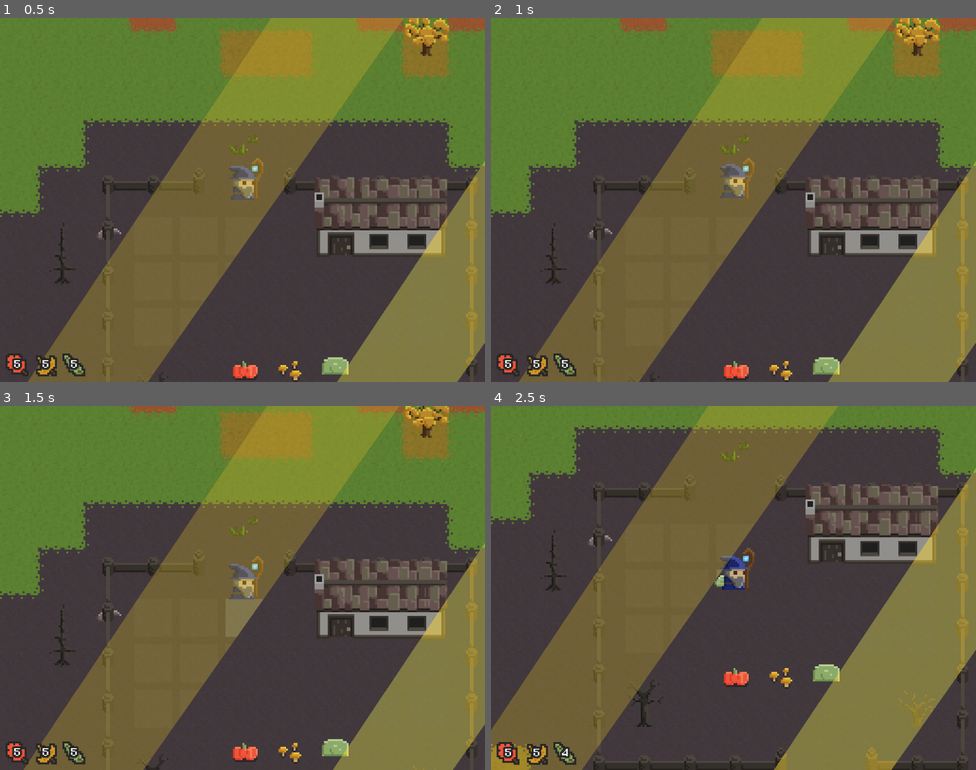
Above: before the commit, frames 1-4 (two rows, left to right).
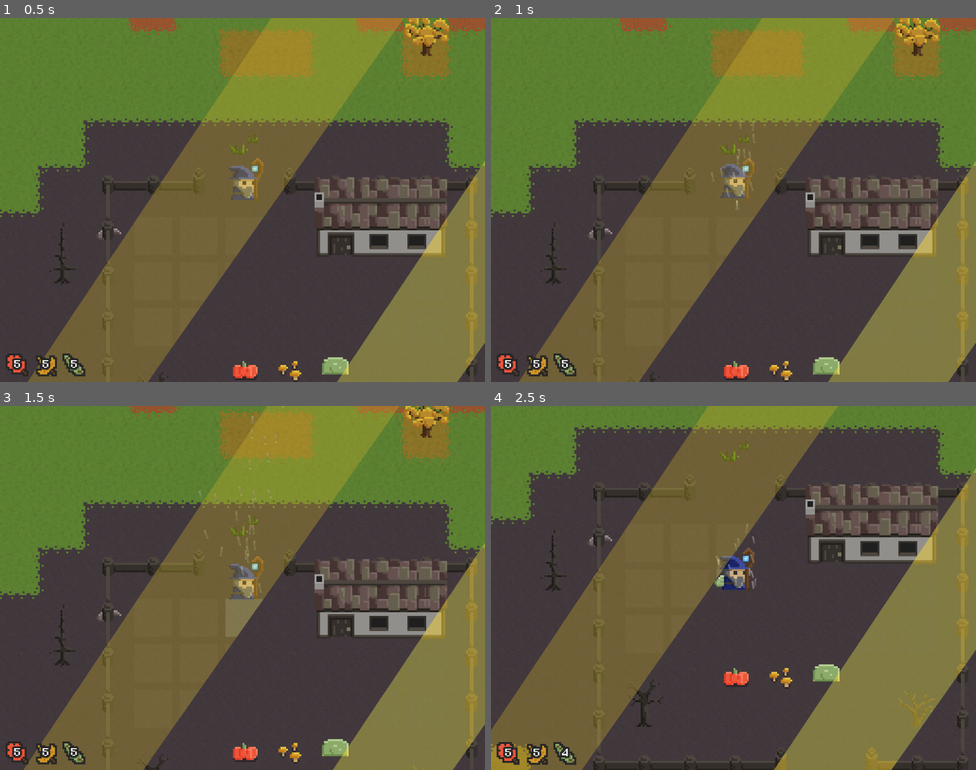
Above: after the commit, the same moments.

Repository: Pro1d/EchoesOfAmber
Game: Godot game, scene res://scenes/world.tscn
Same seed, same stepped clock (60 frames per second), same inputs: the game is played once before the commit and once after it.
Inputs:
- Up to frame 1 (0.5 s): no input
- Up to frame 2 (1 s): hold D (move_right) from 0.53 s (still down); hold E (attract_leaves) from 0.53 s (still down)
- Up to frame 3 (1.5 s): release D (move_right) at 1.28 s; release E (attract_leaves) at 1.28 s; hold S (move_down) from 1.28 s (still down); tap E (attract_leaves) at 1.35 s
- Up to frame 4 (2.5 s): release S (move_down) at 2.03 s; hold D (move_right) from 2.03 s (still down); hold E (attract_leaves) from 2.03 s (still down); tap 3 (put_green) at 2.1 s

Frame 1 is identical in both runs. In frame 2, less than 0.1% of the frame differs, in the area x 45-55%, y 27-53%; in frame 3, 0.1%, in the area x 41-59%, y 0-52%; in frame 4, less than 0.1%.

Commit message:
Add particle effect when using magic

Diff:
--- a/scenes/player.tscn
+++ b/scenes/player.tscn
@@ -18,6 +18,13 @@
 
 [sub_resource type="RectangleShape2D" id="RectangleShape2D_pfu36"]
 size = Vector2(11, 11)
+
+[sub_resource type="Gradient" id="Gradient_1ys8d"]
+colors = PackedColorArray(1, 1, 1, 0.145098, 1, 1, 1, 0.27451)
+
+[sub_resource type="GradientTexture1D" id="GradientTexture1D_vftte"]
+gradient = SubResource("Gradient_1ys8d")
+width = 5
 
 [node name="Player" type="CharacterBody2D"]
 collision_layer = 2
@@ -86,3 +93,21 @@
 max_distance = 50.0
 bus = &"Ambience"
 parameters/looping = true
+
+[node name="WindParticles" type="CPUParticles2D" parent="."]
+unique_name_in_owner = true
+position = Vector2(1, -4)
+amount = 32
+texture = SubResource("GradientTexture1D_vftte")
+emission_shape = 1
+emission_sphere_radius = 12.21
+direction = Vector2(0, -1)
+spread = 0.5
+gravity = Vector2(0, 0)
+initial_velocity_min = 40.0
+initial_velocity_max = 70.25
+angular_velocity_max = 10.0
+linear_accel_max = 10.0
+radial_accel_max = 100.0
+angle_min = 80.0
+angle_max = 110.0
--- a/scripts/player.gd
+++ b/scripts/player.gd
@@ -13,6 +13,7 @@
 @onready var pile_contact_area : Area2D = %PileContactArea
 @onready var leaves_sound : AudioStreamPlayer2D = %LocalLeavesSound
 @onready var strong_wind_sound : AudioStreamPlayer2D = %StrongWindSound
+@onready var wind_particles : CPUParticles2D = %WindParticles
 
 # list of PileableTile to which the player currently has contact
 var contacted_pile_tiles : Array[PileableTile] = []
@@ -42,6 +43,8 @@
 
 	_handle_pile_deposit_input()
 	_handle_leave_sound(attract_leaves, delta)
+
+	wind_particles.emitting = attract_leaves
 
 	move_and_slide()
 
Not shown: 1 places in scenes/player.tscn that only renumber resources
